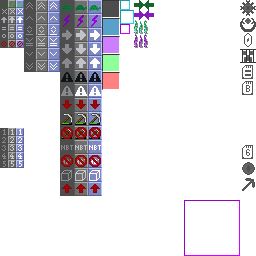
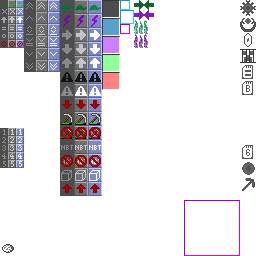
Layer changes from the first w=256, h=256 image to the second:
painted on "Background" over [2, 244, 14, 253]
